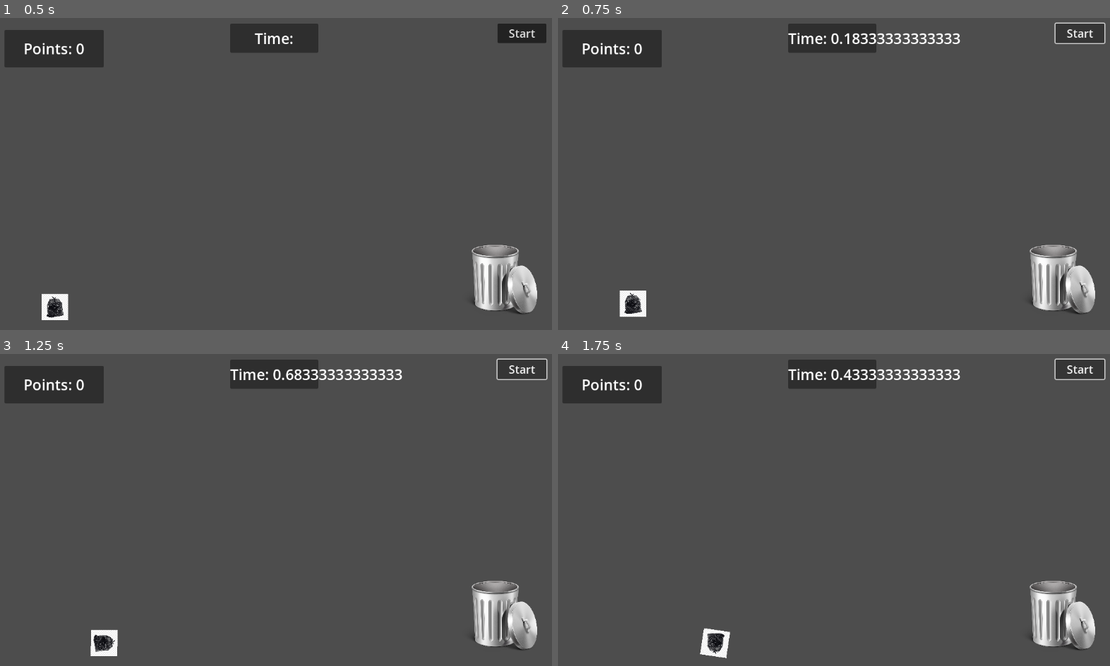
Above: before the commit, frames 1-4 (two rows, left to right).
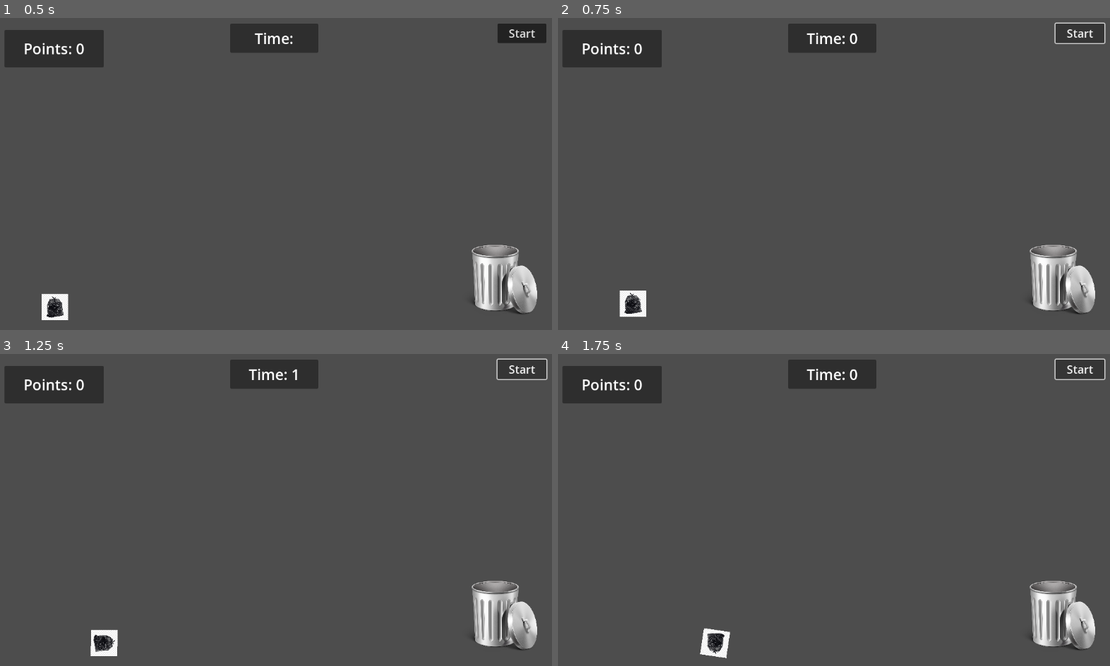
Above: after the commit, the same moments.

Repository: Femurbreak/Prototype_Garbage
Game: Godot game, scene res://Main.tscn
Same seed, same stepped clock (60 frames per second), same inputs: the game is played once before the commit and once after it.
Inputs:
- Up to frame 1 (0.5 s): no input
- Up to frame 2 (0.75 s): click "Start" at 0.5 s
- Up to frame 3 (1.25 s): no input
- Up to frame 4 (1.75 s): click "Start" at 1.25 s

Frame 1 is identical in both runs. In frame 2, 0.6% of the frame differs, in the area x 41-73%, y 4-9%; in frame 3, 0.6%; in frame 4, 0.6%.

Commit message:
Adjusted collision shapes and rounded timer

Diff:
--- a/GameManager.gd
+++ b/GameManager.gd
@@ -2,6 +2,7 @@
 
 var points = 0
 var time = 0
+var displayTime = 0
 var timer_on = false
 
 @onready var points_label = %PointsLabel
@@ -24,8 +25,9 @@
 func _process(delta):
 	if(timer_on == true):
 		time += delta
-		print(time)
-		Timer_Label.text = "Time: " + str(time)
+		# print(time)
+		displayTime = round(time)
+		Timer_Label.text = "Time: " + str(displayTime)
 	if(time >= 10):
 		timer_on = false
 
--- a/Scenes/garbage_can.tscn
+++ b/Scenes/garbage_can.tscn
@@ -5,7 +5,7 @@
 [ext_resource type="Script" path="res://Scenes/GarbageBagIn.gd" id="2_sf5dd"]
 
 [sub_resource type="RectangleShape2D" id="RectangleShape2D_6fkdr"]
-size = Vector2(227, 117.167)
+size = Vector2(146.667, 50.0002)
 
 [node name="Garbage_Can" type="RigidBody2D"]
 gravity_scale = 0.0
@@ -25,7 +25,7 @@
 
 [node name="CollisionShape2D" type="CollisionShape2D" parent="Area2D"]
 unique_name_in_owner = true
-position = Vector2(-11, 30.575)
+position = Vector2(-10, 20.5)
 scale = Vector2(0.3, 0.3)
 shape = SubResource("RectangleShape2D_6fkdr")
 
